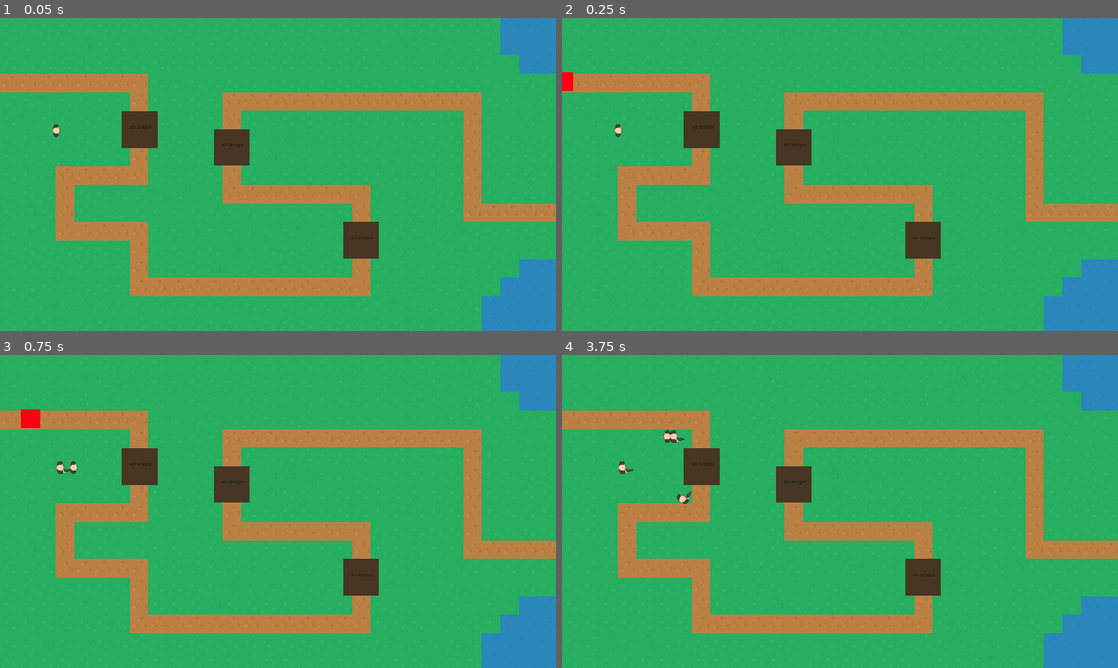
Above: before the commit, frames 1-4 (two rows, left to right).
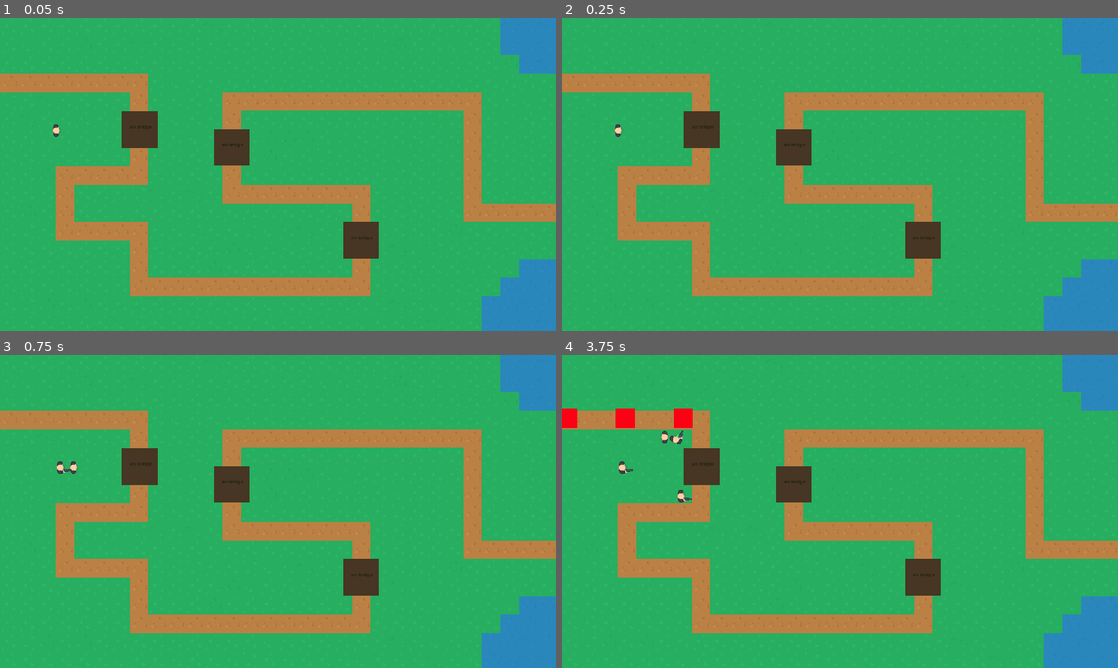
Above: after the commit, the same moments.

Repository: egreenfield323/CS390-group-prototype
Game: Godot game, scene res://Scenes/Levels/level_1.tscn
Two runs of this game, one before a commit and one after it. Both use one fixed random seed, a clock stepped at 60 frames per second and the inputs below.
Inputs (mouse positions are in pixels of both pictures, inside the frame that each line leads up to):
- Up to frame 1 (0.05 s): no input
- Up to frame 2 (0.25 s): no input
- Up to frame 3 (0.75 s): move the mouse to (400, 495) at 0.52 s; hold D (move_right) from 0.53 s (still down); tap Space (clone) at 0.6 s
- Up to frame 4 (3.75 s): move the mouse to (728, 527) at 1.27 s; release D (move_right) at 1.28 s; hold S (move_down) 1.28-2.03 s; tap Space (clone) every 0.75 s from 1.35 to 3.6 s; move the mouse to (895, 442) at 2.02 s; hold D (move_right) 2.03-2.78 s; move the mouse to (812, 574) at 2.77 s; hold W (move_up) 2.78-3.53 s; move the mouse to (1006, 558) at 3.52 s; hold A (move_left) from 3.53 s (still down)

Frame 1 is identical in both runs. In frame 2, 0.1% of the frame differs, in the area x 0-2%, y 17-24%; in frame 3, 0.2%; in frame 4, 0.8%, in the area x 0-24%, y 17-48%.

Commit message:
create enemy spawner

Diff:
--- /dev/null
+++ b/Project/group-prototype/Scenes/Levels/level_1.gd
@@ -0,0 +1,13 @@
+extends Node2D
+
+@onready var ENEMY_SPAWN_POINT = $EnemySpawnPoint.position
+@onready var ENEMY_NODE = $Enemies
+@export var ENEMY_RESOURCE: Resource
+
+
+
+func _on_spawn_timer_timeout() -> void:
+	var enemy = ENEMY_RESOURCE.instantiate()
+	enemy.global_position = ENEMY_SPAWN_POINT
+	enemy.direction = Vector2(1,0)
+	ENEMY_NODE.add_child(enemy)
--- a/Project/group-prototype/Scenes/Levels/level_1.tscn
+++ b/Project/group-prototype/Scenes/Levels/level_1.tscn
@@ -1,11 +1,12 @@
-[gd_scene load_steps=12 format=4 uid="uid://iv3b63bif04u"]
-
+[gd_scene load_steps=13 format=4 uid="uid://iv3b63bif04u"]
+
+[ext_resource type="Script" path="res://Scenes/Levels/level_1.gd" id="1_htovo"]
 [ext_resource type="Texture2D" uid="uid://dfg8n1uqc24i6" path="res://Assets/Map/spritesheet_tiles.png" id="1_weqk7"]
 [ext_resource type="PackedScene" uid="uid://ct8m3lnd83bcm" path="res://GameObjects/Player/player.tscn" id="2_m2v75"]
 [ext_resource type="PackedScene" uid="uid://416a3htd83up" path="res://GameObjects/Track Pieces/bridgeStraight.tscn" id="3_ey0au"]
 [ext_resource type="PackedScene" uid="uid://vx3mr66olv7a" path="res://GameObjects/Track Pieces/straight.tscn" id="4_6etlb"]
 [ext_resource type="PackedScene" uid="uid://c6nmtvp1repet" path="res://GameObjects/Track Pieces/Corner 2 - TR/corner2.tscn" id="5_8o50b"]
-[ext_resource type="PackedScene" uid="uid://c2b20y8ngnk2s" path="res://inDev/Enemy.tscn" id="6_s84bn"]
+[ext_resource type="PackedScene" uid="uid://c2b20y8ngnk2s" path="res://GameObjects/Enemy/Enemy.tscn" id="6_s84bn"]
 [ext_resource type="PackedScene" uid="uid://b1oxtqqg8qe64" path="res://GameObjects/Track Pieces/Corner 4 - BL/corner4.tscn" id="7_ungbw"]
 [ext_resource type="PackedScene" uid="uid://c8hys8oquiv0s" path="res://GameObjects/Track Pieces/Corner 3 - BR/corner3.tscn" id="8_csfg5"]
 [ext_resource type="PackedScene" uid="uid://bo0mqeiacl1ur" path="res://GameObjects/Track Pieces/Coner 1 - TL/corner1.tscn" id="9_c7c03"]
@@ -547,6 +548,28 @@
 sources/0 = SubResource("TileSetAtlasSource_h7icd")
 
 [node name="Level1" type="Node2D"]
+script = ExtResource("1_htovo")
+ENEMY_RESOURCE = ExtResource("6_s84bn")
+
+[node name="EnemySpawnPoint" type="Node2D" parent="."]
+position = Vector2(-129, 228)
+metadata/_edit_group_ = true
+
+[node name="SpawnTimer" type="Timer" parent="EnemySpawnPoint"]
+autostart = true
+
+[node name="ColorRect" type="ColorRect" parent="EnemySpawnPoint"]
+anchors_preset = 8
+anchor_left = 0.5
+anchor_top = 0.5
+anchor_right = 0.5
+anchor_bottom = 0.5
+offset_left = -20.0
+offset_top = -20.0
+offset_right = 20.0
+offset_bottom = 20.0
+grow_horizontal = 2
+grow_vertical = 2
 
 [node name="Map" type="Node2D" parent="."]
 
@@ -558,11 +581,6 @@
 [node name="Decoration" type="TileMapLayer" parent="Map"]
 metadata/_edit_lock_ = true
 
-[node name="Enemy" parent="." instance=ExtResource("6_s84bn")]
-position = Vector2(-42, 230)
-collision_mask = 0
-direction = Vector2(1, 0)
-
 [node name="Track" type="Node2D" parent="."]
 metadata/_edit_group_ = true
 metadata/_edit_lock_ = true
@@ -677,8 +695,12 @@
 [node name="BridgeStraight3" parent="Track" instance=ExtResource("3_ey0au")]
 position = Vector2(1244, 742)
 
+[node name="Enemies" type="Node2D" parent="."]
+
 [node name="Player" parent="." node_paths=PackedStringArray("CLONES_NODE") instance=ExtResource("2_m2v75")]
 position = Vector2(195, 388)
 CLONES_NODE = NodePath("../Clones")
 
 [node name="Clones" type="Node2D" parent="."]
+
+[connection signal="timeout" from="EnemySpawnPoint/SpawnTimer" to="." method="_on_spawn_timer_timeout"]
